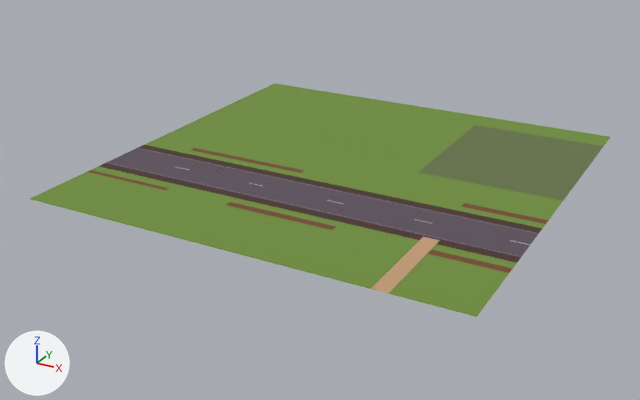
The glTF model public/assets/layouts/D-CROSSING.chunks/crossing-7-0.glb as it was, and as the next commit left it.
Rendered twice from a 50 mm lens placed at (138.0, -222.2, 75.8), pointed at (46.4, -55.7, -7.5). The lights are fixed; the arrows at lower left show +X, +Y and +Z. The picture after the commit comes second.

The first picture shows 'crossing-7-0'.
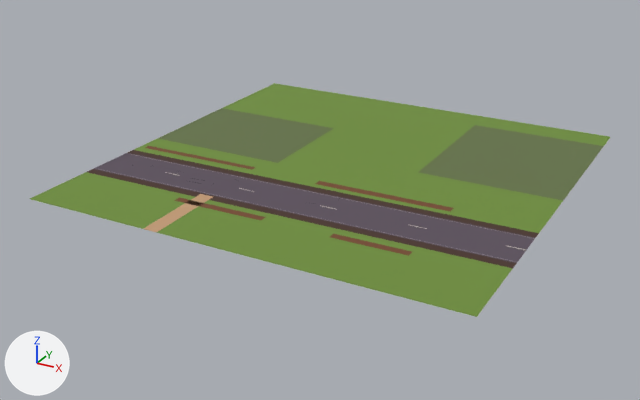
What differs and where, as boxes (x1, y1, x2, y2) in the pictures (640 x 400 px; the box of a moved part takes in the faces that stretch with it):
```json
{"part": 1, "of": "me_countryside_028", "change": "moved or reshaped", "before": [402, 220, 431, 235], "after": [397, 225, 426, 241]}
{"part": 2, "of": "me_countryside_028", "change": "moved or reshaped", "before": [314, 201, 343, 214], "after": [307, 206, 336, 220]}
{"part": 3, "of": "me_countryside_028", "change": "moved or reshaped", "before": [235, 183, 263, 196], "after": [225, 189, 253, 201]}
{"part": 4, "of": "me_countryside_028", "change": "moved or reshaped", "before": [160, 167, 189, 179], "after": [150, 173, 178, 184]}
{"part": 5, "of": "me_countryside_028", "change": "rebuilt", "before": [138, 145, 543, 233], "after": [128, 150, 539, 238]}
{"part": 6, "of": "me_countryside_028", "change": "rebuilt", "before": [100, 163, 520, 263], "after": [95, 168, 516, 262]}
{"part": 7, "of": "me_countryside_028", "change": "rebuilt", "before": [123, 148, 539, 245], "after": [126, 153, 535, 239], "on screen": "11% shorter"}
{"part": 8, "of": "me_countryside_028", "change": "rebuilt", "before": [331, 204, 414, 230], "after": [324, 209, 408, 236]}
{"part": 9, "of": "me_countryside_028", "change": "rebuilt", "before": [421, 223, 510, 253], "after": [416, 228, 506, 258]}
{"part": 10, "of": "me_countryside_028", "change": "rebuilt", "before": [500, 241, 530, 258], "after": [496, 246, 526, 263]}
{"part": 11, "of": "me_countryside_028", "change": "rebuilt", "before": [106, 162, 522, 257], "after": [87, 169, 517, 268]}
{"part": 12, "of": "me_countryside_028", "change": "deleted", "before": [164, 148, 549, 294]}
{"part": 13, "of": "me_countryside_028", "change": "reshaped", "before": [86, 106, 550, 295], "after": [86, 106, 550, 295]}
```

Scene script edits in JSON lines:
```json
{"block": "me_countryside_028", "where": "# used by ob_crossing_7_0; location = (0.0, 0.0, 0.0)"}
{"op": "remove", "block": "me_countryside_028", "code": "me_countryside_028.from_pydata(...)  # 212 vertices, 106 faces; spans x 0.0..100.0, y -100.0..0.0, z 0.0"}
{"op": "add", "block": "me_countryside_028", "code": "me_countryside_028.from_pydata(...)  # 244 vertices, 122 faces; spans x 0.0..100.0, y -100.0..0.0, z 0.0"}
{"block": "me_countryside_028", "change": "me_countryside_028 part 1: the loose piece of 4 vertices spanning x 76.0..80.0, y -76.0..-70.1, z 0.0 is moved by (0.0, -2.9, 0.0)"}
{"block": "me_countryside_028", "change": "me_countryside_028 part 2: the loose piece of 4 vertices spanning x 56.0..60.0, y -76.0..-70.1, z 0.0 is moved by (0.0, -3.2, 0.0)"}
{"block": "me_countryside_028", "change": "me_countryside_028 part 3: the loose piece of 4 vertices spanning x 36.0..40.0, y -76.0..-70.1, z 0.0 is moved by (0.0, -3.5, 0.0)"}
{"block": "me_countryside_028", "change": "me_countryside_028 part 4: the loose piece of 4 vertices spanning x 16.0..20.0, y -76.0..-70.1, z 0.0 is moved by (0.0, -3.9, 0.0)"}
{"block": "me_countryside_028", "change": "me_countryside_028 part 5: the loose piece of 4 vertices spanning x 0.0..100.0, y -64.3..-61.7, z 0.0 is rebuilt with 4 vertices and now spans x 0.0..100.0, y -68.5..-64.2, z 0.0"}
{"block": "me_countryside_028", "change": "me_countryside_028 part 6: the loose piece of 4 vertices spanning x 0.0..100.0, y -78.3..-75.7, z 0.0 is rebuilt with 4 vertices and now spans x 0.0..100.0, y -79.8..-78.0, z 0.0, in mat_pal_pantslight (grey #918991)"}
{"block": "me_countryside_028", "change": "me_countryside_028 part 7: the loose piece of 4 vertices spanning x 0.0..100.0, y -69.9..-64.0, z 0.0 is rebuilt with 4 vertices and now spans x 0.0..100.0, y -68.7..-66.9, z 0.0, in mat_pal_pantslight (grey #918991)"}
{"block": "me_countryside_028", "change": "me_countryside_028 part 8: the loose piece of 4 vertices spanning x 60.0..76.0, y -76.0..-69.8, z 0.0 is rebuilt with 4 vertices and now spans x 60.0..76.1, y -79.2..-72.7, z 0.0"}
{"block": "me_countryside_028", "change": "me_countryside_028 part 9: the loose piece of 4 vertices spanning x 80.0..96.0, y -76.0..-69.8, z 0.0 is rebuilt with 4 vertices and now spans x 80.0..96.1, y -78.8..-72.4, z 0.0"}
{"block": "me_countryside_028", "change": "me_countryside_028 part 10: the loose piece of 4 vertices spanning x 96.0..100.0, y -76.0..-70.1, z 0.0 is rebuilt with 5 vertices and now spans x 96.0..100.0, y -78.6..-72.6, z 0.0"}
{"block": "me_countryside_028", "change": "me_countryside_028 part 11: the loose piece of 4 vertices spanning x 0.0..100.0, y -75.6..-75.5, z 0.0 is rebuilt with 4 vertices and now spans x 0.0..100.0, y -82.5..-78.2, z 0.0, in mat_pal_leather (brown #493128)"}
{"block": "me_countryside_028", "change": "me_countryside_028 part 12: 26 loose pieces with 104 vertices, spanning x 1.8..100.0, y -100.0..-57.4, z 0.0, are deleted"}
{"block": "me_countryside_028", "change": "me_countryside_028 part 13: 12 vertices removed from x 0.0..100.0, y -82.2..-64.0, z 0.0; 147 vertices added at x 0.0..100.0, y -100.0..-20.0, z 0.0"}
{"block": "me_countryside_028", "change": "other edits to the shape of me_countryside_028 do not show in these pictures"}
```
